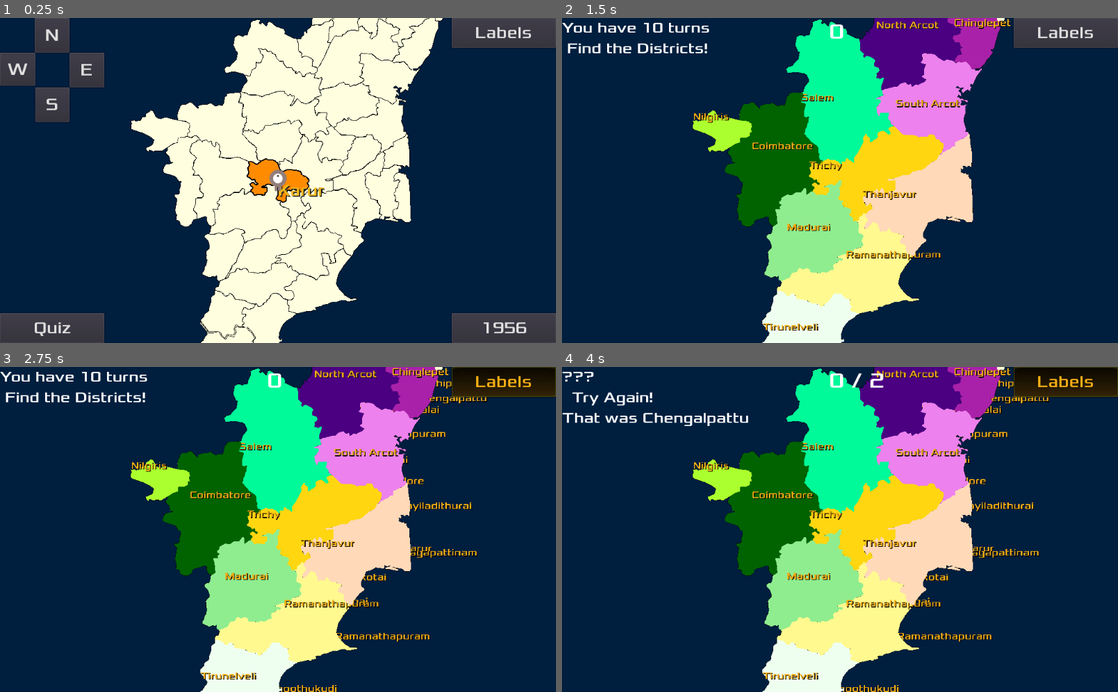
Above: before the commit, frames 1-4 (two rows, left to right).
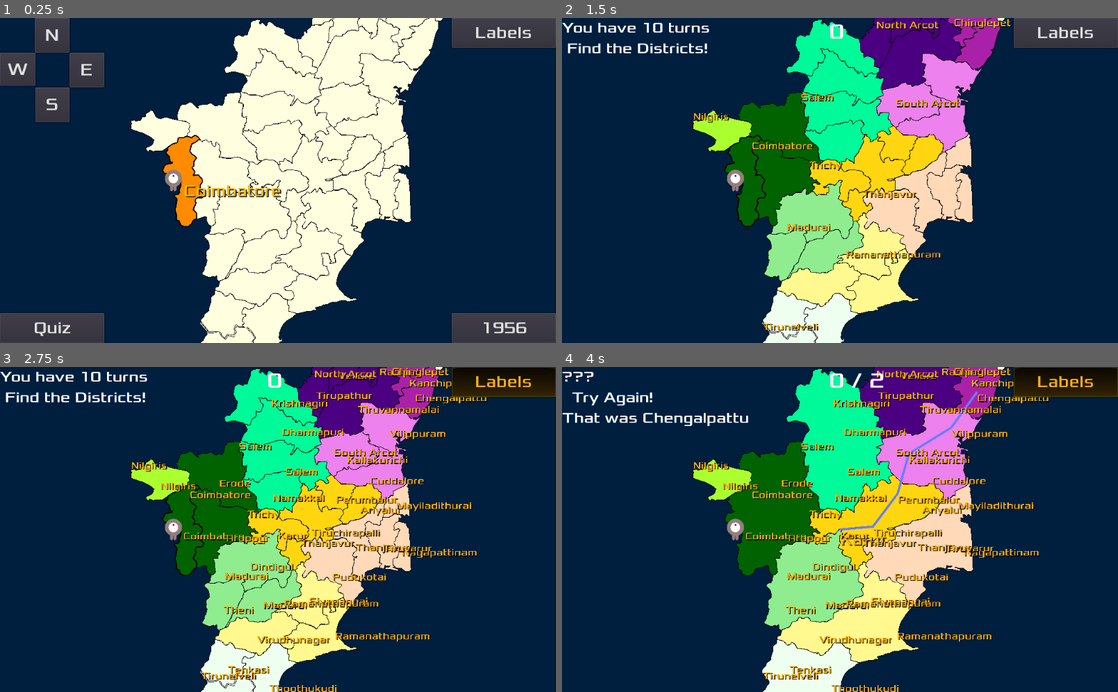
Above: after the commit, the same moments.

Repository: sharun-s/godot-tn
Game: Godot game, scene res://Node2D.tscn
Same seed, same stepped clock (60 frames per second), same inputs: the game is played once before the commit and once after it.
Inputs (mouse positions are in pixels of both pictures, inside the frame that each line leads up to):
- Up to frame 1 (0.25 s): no input
- Up to frame 2 (1.5 s): click "1956" at 0.5 s; click "Quiz" at 1.25 s
- Up to frame 3 (2.75 s): click "Labels" at 2 s
- Up to frame 4 (4 s): tap Enter at 2.75 s; drag from (923, 503) to (979, 393) at 2.77 s; tap Space at 3.5 s; drag from (979, 393) to (840, 526) at 3.52 s

The runs differ from the first frame. In frame 1, 2.5% of the frame differs, in the area x 29-59%, y 35-65%; in frame 2, 2.5%; in frame 3, 5.6%, in the area x 23-80%, y 0-100%; in frame 4, 5.0%.

Commit message:
redraw district borders everytime current year changes

Diff:
--- a/TN.gd
+++ b/TN.gd
@@ -198,6 +198,7 @@
 	$HUD/E.connect("toggled",self, "_compass_toggled", ["East"])
 	$HUD/W.connect("toggled",self, "_compass_toggled", ["West"])
 	$Camera2D.position=get_node('Karur').position
+	$Camera2D/Gopal.position=Vector2(-1*get_viewport().size.x/2+50,0)
 	$Camera2D.zoom=Vector2(2.4, 2.4)
 	$Label.rect_scale=$Camera2D.zoom
 	add_historic_districts("1956", dhistory[0])
@@ -322,6 +323,8 @@
 	for i in data.keys():
 		tmp=merge_poly(data[i])
 		tmp.hide()
+		tmp.show_behind_parent=true
+		tmp.name=i+'history'#year
 		tmp.add_to_group(year)
 		add_child(tmp)
 		add_label(i, d[data[i][0][0]][0], d[data[i][0][0]][1], 0.0, 0.0, year)
@@ -420,18 +423,29 @@
 		get_node(district).get_child(0).color=deselect_color
 
 func _draw():
-	for dx in d.keys():
-		var poly=PoolVector2Array(get_node(dx).get_child(0).polygon)
-		var cnt=poly.size()
-		var center_at=Vector2(d[dx][0], d[dx][1])
-		if dx != selected_district:
+	if current_year > 0:
+		for dx in dhistory[0]:
+			var poly=PoolVector2Array(get_node(dx+'history').polygon)
+			var cnt=poly.size()
+			var x=0.0 #d[ dhistory[0][dx][0][0] ][0]
+			var y=0.0 #d[ dhistory[0][dx][0][0] ][1]
+			var center_at=Vector2(x, y)
 			for i in range(1, cnt):
-				draw_line(poly[i-1]+center_at, poly[i]+center_at, border_color, border_width )
-			draw_line(poly[cnt-1]+center_at, poly[0]+center_at, border_color, border_width )
-		else:
-			for i in range(1, cnt):
-				draw_line(poly[i-1]+center_at, poly[i]+center_at, border_color, border_width_highlight )
-			draw_line(poly[cnt-1]+center_at, poly[0]+center_at, border_color, border_width_highlight )
+				draw_line(poly[i-1]+center_at, poly[i]+center_at, border_color, border_width)
+			draw_line(poly[cnt-1]+center_at, poly[0]+center_at, border_color, border_width)
+	else:
+		for dx in d.keys():
+			var poly=PoolVector2Array(get_node(dx).get_child(0).polygon)
+			var cnt=poly.size()
+			var center_at=Vector2(d[dx][0], d[dx][1])
+			if dx != selected_district:
+				for i in range(1, cnt):
+					draw_line(poly[i-1]+center_at, poly[i]+center_at, border_color, border_width )
+				draw_line(poly[cnt-1]+center_at, poly[0]+center_at, border_color, border_width )
+			else:
+				for i in range(1, cnt):
+					draw_line(poly[i-1]+center_at, poly[i]+center_at, border_color, border_width_highlight )
+				draw_line(poly[cnt-1]+center_at, poly[0]+center_at, border_color, border_width_highlight )
 
 func _on_Button_pressed():
 	reset()
@@ -659,6 +673,7 @@
 	get_tree().call_group(years[current_year-1],"hide")
 	merge_dict(dhistory[0], dhistory[current_year])
 	add_historic_districts(years[current_year], dhistory[0])
+	update()
 	$HUD/Learn.text=years[current_year]
 	current_year=current_year+1
 	get_tree().call_group(years[current_year-1],"show")
